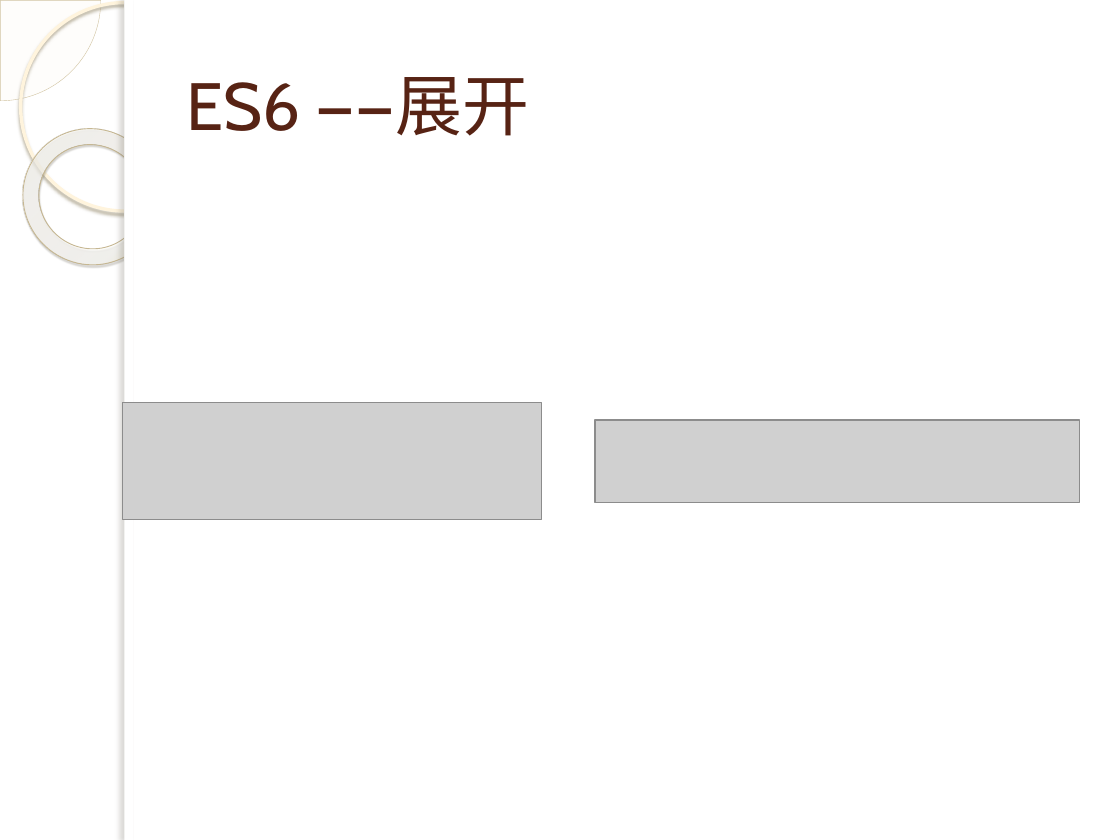
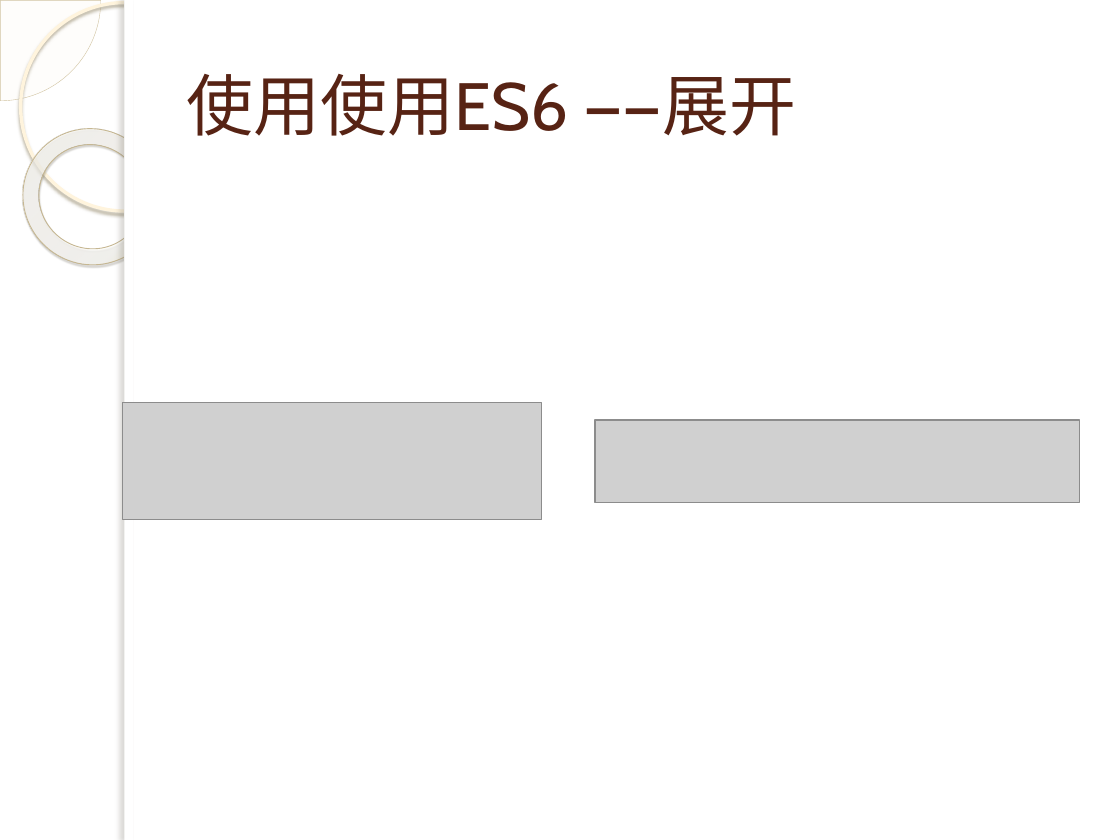
Before and after one commit to q315506754/algorithem, a slide deck: slide 28 of ps/js/演示文稿.pptx (slide 27 before the commit). Drawn at 1120x840 pixels with LibreOffice and Linux fonts; fonts in the diff are those of the drawing; grey boxes stand for pictures; background and template pictures are left out. Boxes give left, top, right and bottom in pixels: in the first picture for what was removed or moved away, otherwise in the second. Text is boxed around its words. In the diff, an @@ line names an element or a change of style, - is before the commit and + after.

```diff
--- a/ps/js/演示文稿.pptx
+++ b/ps/js/演示文稿.pptx
@@ title at <box>187,74,796,136</box>: text changed @@
-ES6 ——展开
+使用使用ES6 ——展开
```
Also in this commit, not shown: 5 other slides changed, 11 slides added, 1 slide removed.
